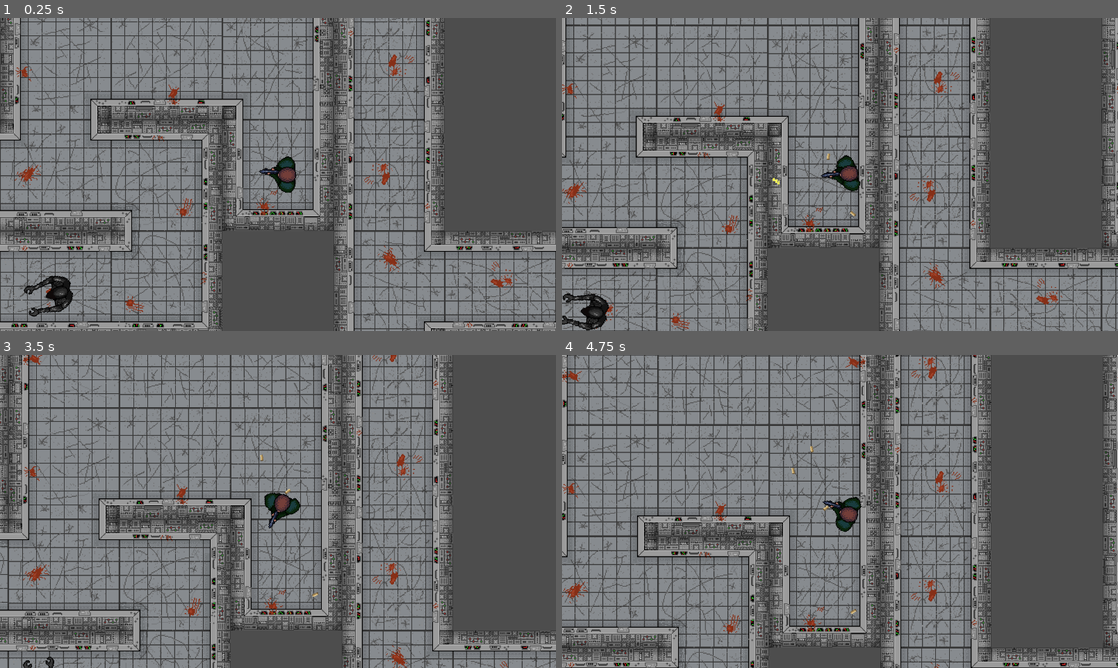
Above: before the commit, frames 1-4 (two rows, left to right).
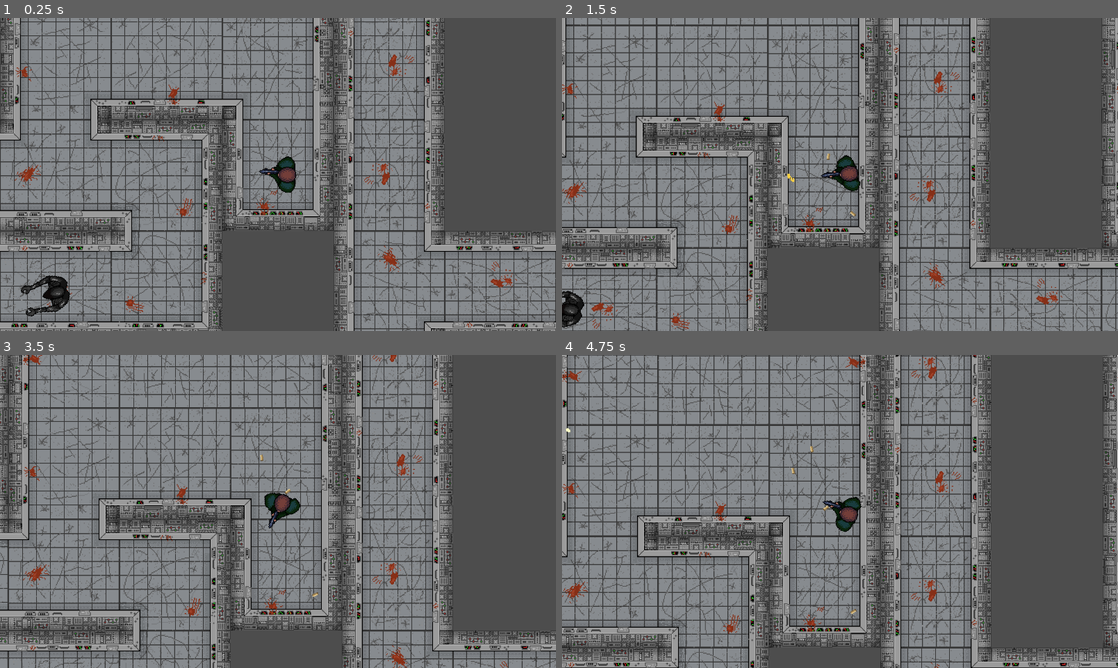
Above: after the commit, the same moments.

Repository: Ben1980/yaab
Game: Godot game, scene res://levels/level.tscn
Same seed, same stepped clock (60 frames per second), same inputs: the game is played once before the commit and once after it.
Inputs (mouse positions are in pixels of both pictures, inside the frame that each line leads up to):
- Up to frame 1 (0.25 s): no input
- Up to frame 2 (1.5 s): move the mouse to (962, 158) at 0.52 s; hold W (move_up) 0.53-1.28 s; hold Shift (player_run) 0.53-1.28 s; click (962, 158) at 0.67 s; move the mouse to (728, 190) at 1.27 s; hold S (move_down) from 1.28 s (still down); click (728, 190) at 1.35 s
- Up to frame 3 (3.5 s): move the mouse to (333, 442) at 2.02 s; release S (move_down) at 2.03 s; hold Shift (player_run) 2.03-2.78 s; hold W (move_up) from 2.03 s (still down); move the mouse to (250, 574) at 2.77 s; click (250, 574) at 2.85 s
- Up to frame 4 (4.75 s): move the mouse to (1006, 558) at 3.52 s; release W (move_up) at 3.53 s; hold Shift (player_run) 3.53-4.28 s; hold S (move_down) from 3.53 s (still down); move the mouse to (673, 464) at 4.27 s; click (673, 464) at 4.35 s

The runs differ from the first frame. In frame 1, 0.3% of the frame differs, in the area x 3-14%, y 82-96%; in frame 2, 0.8%, in the area x 0-42%, y 49-100%; in frame 3, less than 0.1%; in frame 4, less than 0.1%.

Commit message:
some adjustments

Diff:
--- a/characters/enemies/enemy.gd
+++ b/characters/enemies/enemy.gd
@@ -128,8 +128,7 @@
 			collider.hit()
 
 func hit() -> void:
-	if life > 0:
-		life -= 1
-	else:
+	life -= 10
+	if life <= 0:
 		enemy_died.emit()
 		queue_free()
--- a/characters/enemies/enemy.tscn
+++ b/characters/enemies/enemy.tscn
@@ -140,8 +140,6 @@
 collision_layer = 4
 collision_mask = 7
 script = ExtResource("1_qi2p4")
-patrol_speed = 10.0
-chase_speed = 10.0
 
 [node name="AnimatedSprite2D" type="AnimatedSprite2D" parent="." unique_id=1100735631]
 sprite_frames = SubResource("SpriteFrames_iifgy")
--- a/characters/player/player.gd
+++ b/characters/player/player.gd
@@ -128,7 +128,7 @@
 
 func add_muzzle_flash() -> void:
 	var muzzle_flash = MUZZLE_FLASH_SCENE.instantiate()
-	var offset_distance = muzzle_flash.getLength() / 2.0
+	var offset_distance = muzzle_flash.get_length() / 2.0
 	muzzle_flash.global_position = muzzle_point.global_position + (aim_direction * offset_distance)
 	muzzle_flash.rotation = self.rotation + PI
 	get_parent().add_child(muzzle_flash)
--- a/levels/level.gd
+++ b/levels/level.gd
@@ -2,7 +2,7 @@
 
 @export var enemy_count: int = 5
 @export var color_transition_duration: float = 0.75
-@export var save_radius: float = 200
+@export var safe_radius: float = 250
 
 var query: PhysicsPointQueryParameters2D = null
 
@@ -36,7 +36,7 @@
 		return false
 	if is_instance_valid(player):
 		var distance_to_player = query.position.distance_to(player.global_position)
-		return distance_to_player > save_radius
+		return distance_to_player > safe_radius
 
 	return false
 
--- a/weapons/bullet.gd
+++ b/weapons/bullet.gd
@@ -12,6 +12,7 @@
 
 @onready var sprite: Sprite2D = $Sprite2D
 @onready var collision_shape: CollisionShape2D = $CollisionShape2D
+@onready var lifetime: Timer = $Timer
 
 const BULLET_IMPACT_WALL_SCENE: PackedScene = preload("res://weapons/bullet_impact_wall.tscn")
 const BULLET_IMPACT_ENEMY_SCENE: PackedScene = preload("res://weapons/bullet_impact_enemy.tscn")
@@ -19,12 +20,12 @@
 func _ready() -> void:
 	setup_texture()
 	setup_shape_cast()
+	lifetime.start()
 
 func _physics_process(delta: float) -> void:
-	#position += direction * speed * delta
 	var movement_vector = direction * speed * delta
 
-	shape_cast.target_position = movement_vector
+	shape_cast.target_position = movement_vector.rotated(-rotation)
 	shape_cast.force_shapecast_update()
 
 	if shape_cast.is_colliding():
@@ -87,3 +88,6 @@
 	shape_cast.enabled = true
 
 	add_child(shape_cast)
+
+func _on_timer_timeout() -> void:
+	queue_free()
--- a/weapons/bullet.tscn
+++ b/weapons/bullet.tscn
@@ -13,3 +13,8 @@
 
 [node name="CollisionShape2D" type="CollisionShape2D" parent="." unique_id=1046661237]
 shape = SubResource("RectangleShape2D_fc8e7")
+
+[node name="Timer" type="Timer" parent="." unique_id=2130795985]
+wait_time = 30.0
+
+[connection signal="timeout" from="Timer" to="." method="_on_timer_timeout"]
--- a/weapons/bullet_impact_enemy.gd
+++ b/weapons/bullet_impact_enemy.gd
@@ -6,6 +6,7 @@
 	var image = Image.create(2, 2, false, Image.FORMAT_RGBA8)
 	image.fill(Color(1.0, 1.0, 1.0, 1.0))
 	texture = ImageTexture.create_from_image(image)
+	process_material = process_material.duplicate()
 
 	process_material.direction = Vector3(-self.direction.x, -self.direction.y, 0)
 
@@ -15,7 +16,7 @@
 	queue_free()
 
 func set_direction(bullet_direction: Vector2) -> void:
-	direction = bullet_direction;
+	direction = bullet_direction
 
 func emit() -> void:
 	emitting = true
--- a/weapons/bullet_impact_enemy.tscn
+++ b/weapons/bullet_impact_enemy.tscn
@@ -23,6 +23,7 @@
 color_ramp = SubResource("GradientTexture1D_a7dal")
 
 [node name="BulletImpactEnemy" type="GPUParticles2D" unique_id=796226099]
+z_index = 2
 emitting = false
 amount = 15
 lifetime = 0.5
--- a/weapons/bullet_impact_wall.gd
+++ b/weapons/bullet_impact_wall.gd
@@ -4,6 +4,7 @@
 	var image = Image.create(2, 2, false, Image.FORMAT_RGBA8)
 	image.fill(Color(1.0, 1.0, 1.0, 1.0))
 	texture = ImageTexture.create_from_image(image)
+	process_material = process_material.duplicate()
 
 	emitting = true
 
--- a/weapons/bullet_impact_wall.tscn
+++ b/weapons/bullet_impact_wall.tscn
@@ -23,6 +23,7 @@
 color_ramp = SubResource("GradientTexture1D_t4j1t")
 
 [node name="BulletImpactWall" type="GPUParticles2D" unique_id=94043626]
+z_index = 2
 emitting = false
 amount = 10
 lifetime = 0.25
--- a/weapons/muzzle_flash.gd
+++ b/weapons/muzzle_flash.gd
@@ -56,5 +56,5 @@
 	else:
 		return dark_color
 
-func getLength() -> int:
+func get_length() -> int:
 	return muzzle_flash_pattern.size()
--- a/weapons/shell.gd
+++ b/weapons/shell.gd
@@ -23,19 +23,19 @@
 
 func setup_texture() -> void:
 	var shell_width = 3
-	var shell_hight = 7
-	var image = Image.create(shell_width, shell_hight, false, Image.FORMAT_RGBA8)
+	var shell_height = 7
+	var image = Image.create(shell_width, shell_height, false, Image.FORMAT_RGBA8)
 
 	for x in range(0, shell_width):
 		image.set_pixel(x, 0, Color(0.40, 0.32, 0.20));
 
-	for y in range(1, shell_hight):
+	for y in range(1, shell_height):
 		image.set_pixel(0, y, Color(0.55, 0.45, 0.28));
 		image.set_pixel(1, y, Color(0.72, 0.60, 0.38));
 		image.set_pixel(2, y, Color(0.88, 0.78, 0.55));
 
 	sprite.texture = ImageTexture.create_from_image(image)
-	collision_shape.shape.size = Vector2(shell_width, shell_hight)
+	collision_shape.shape.size = Vector2(shell_width, shell_height)
 
 func _on_lifetime_timeout() -> void:
 	var tween = create_tween()
